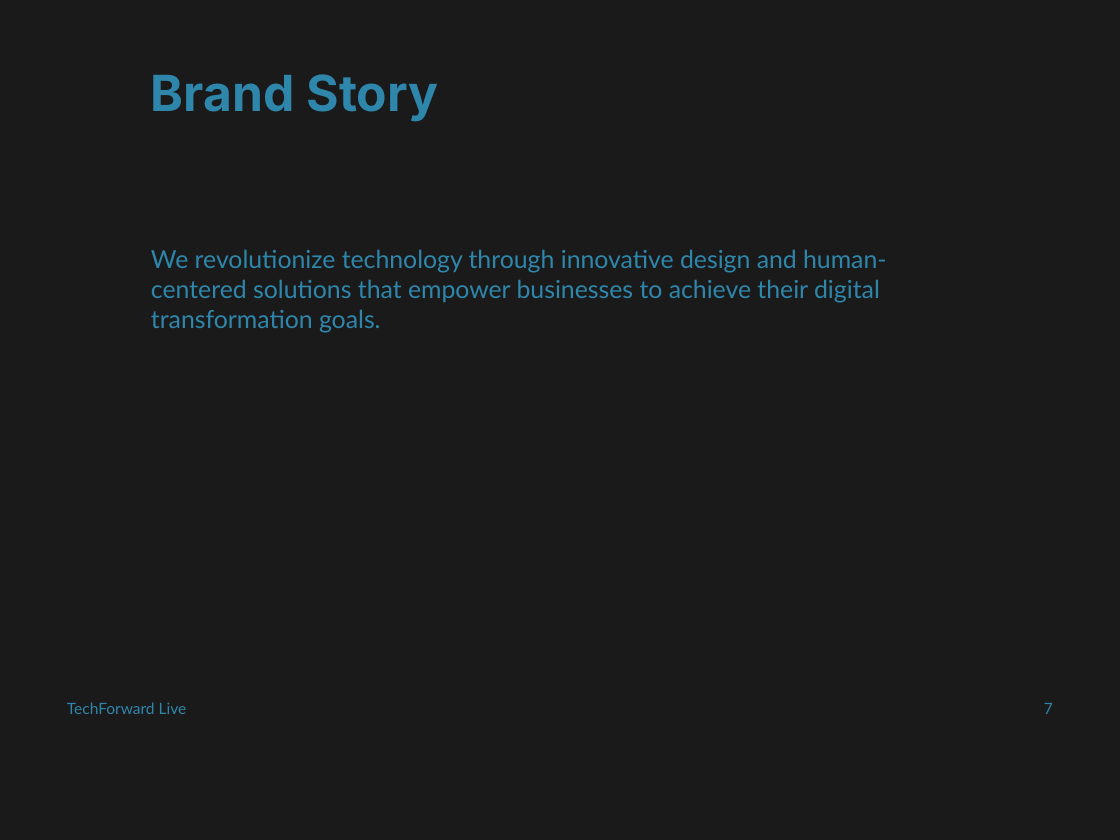
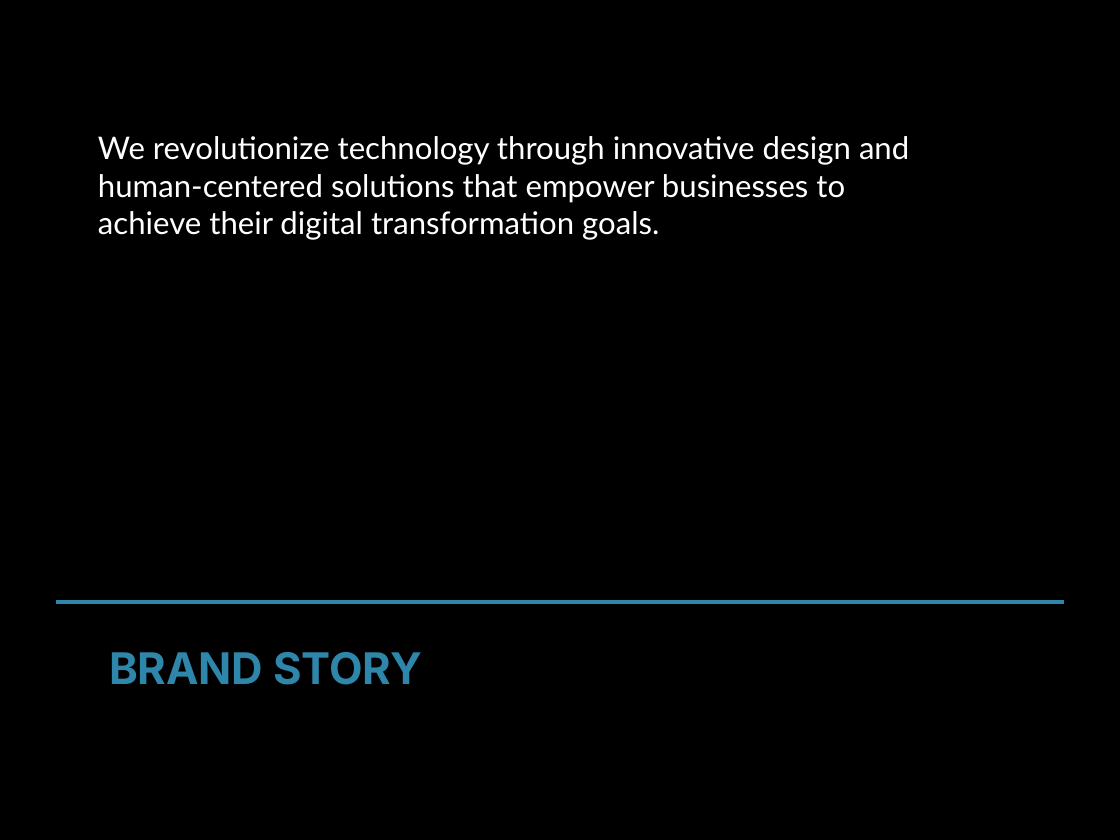
Before and after one commit to md-anas-sabah/brand_book_generator_crewai, a slide deck: slide 7 of output/techforward_live/techforward_live_enhanced_brand_book.pptx. Drawn at 1120x840 pixels with LibreOffice and Linux fonts; fonts in the diff are those of the drawing. Boxes give left, top, right and bottom in pixels: in the first picture for what was removed or moved away, otherwise in the second. Text is boxed around its words. In the diff, an @@ line names an element or a change of style, - is before the commit and + after.

Commit message:
Fixing Brand Story Template

```diff
--- a/output/techforward_live/techforward_live_enhanced_brand_book.pptx
+++ b/output/techforward_live/techforward_live_enhanced_brand_book.pptx
@@ background #FFFFFF to #000000 @@
@@ rectangle removed at (0,0,1120,840) @@
@@ text "We revolutionize technology through innovative ...": place and size @@
-text "We revolutionize technology through innovative ..." at (151,249,886,333)
+text "We revolutionize technology through innovative ..." at (98,136,909,240)
@@ text "We revolutionize technology through innovative ..." at (98,136,909,240): size 16 to 20 pt, text colour #2E86AB to #FFFFFF; more space between paragraphs @@
@@ line added from (56, 603) to (1064, 603), #2E86AB 2 pt @@
@@ text at (109,652,422,685): text changed; size 32 to 28 pt @@
-Brand Story
+BRAND STORY
@@ text removed at (67,702,187,714) @@
-TechForward Live
@@ text removed at (1044,703,1053,714) @@
-7
```
Also in this commit, not shown: 21 other files.
